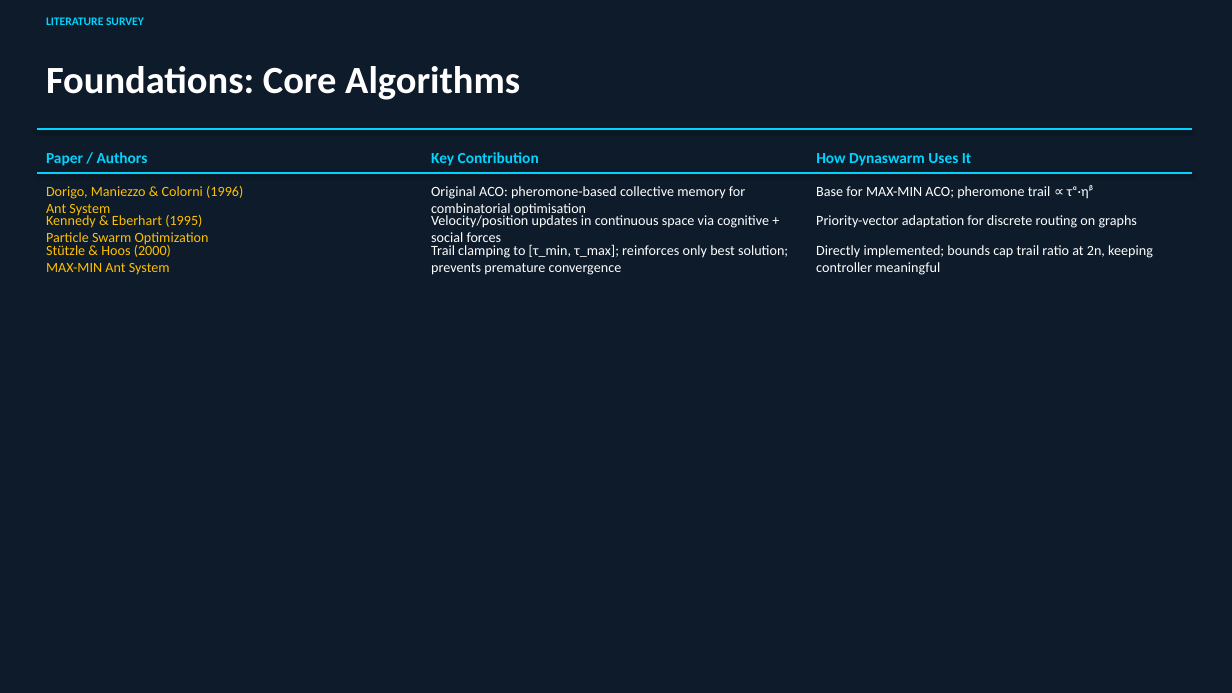
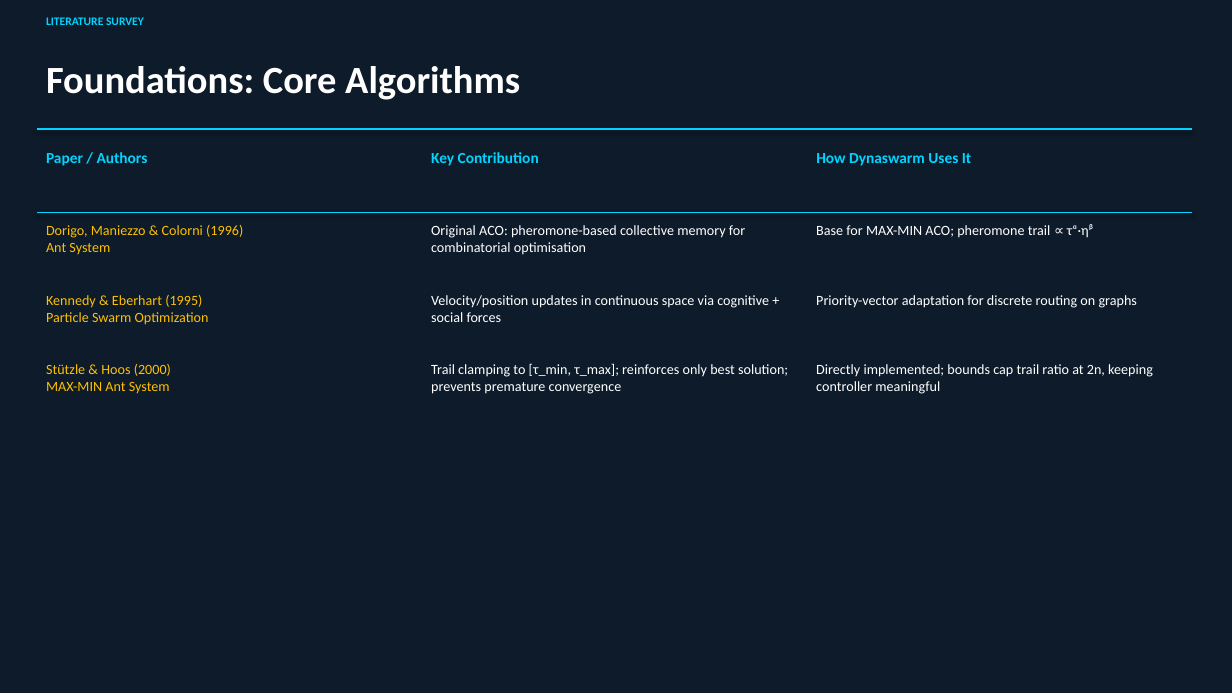
Before and after one commit to VaibhavBansal05/Dynaswarm, a slide deck: slide 8 of dynaswarm_presentation.pptx. Drawn at 1232x693 pixels with LibreOffice and Linux fonts; fonts in the diff are those of the drawing. Boxes give left, top, right and bottom in pixels: in the first picture for what was removed or moved away, otherwise in the second. Text is boxed around its words. In the diff, an @@ line names an element or a change of style, - is before the commit and + after.

```diff
--- a/dynaswarm_presentation.pptx
+++ b/dynaswarm_presentation.pptx
@@ text "Dorigo, Maniezzo & Colorni (1996) ...": place and size @@
-text "Dorigo, Maniezzo & Colorni (1996) ..." at box(46, 186, 243, 217)
+text "Dorigo, Maniezzo & Colorni (1996) ..." at box(46, 225, 243, 255)
@@ line moved from (37, 173) - (1192, 173) to (37, 213) - (1192, 213) @@
@@ text "Original ACO: pheromone-based collective memory ...": place and size @@
-text "Original ACO: pheromone-based collective memory ..." at box(431, 186, 745, 217)
+text "Original ACO: pheromone-based collective memory ..." at box(431, 225, 745, 255)
@@ text "Base for MAX-MIN ACO; pheromone ...": place and size @@
-text "Base for MAX-MIN ACO; pheromone ..." at box(816, 185, 1094, 199)
+text "Base for MAX-MIN ACO; pheromone ..." at box(816, 224, 1094, 238)
@@ text "Kennedy & Eberhart (1995) Particle ...": place and size @@
-text "Kennedy & Eberhart (1995) Particle ..." at box(46, 213, 209, 246)
+text "Kennedy & Eberhart (1995) Particle ..." at box(46, 295, 209, 325)
@@ text "Velocity/position updates in continuous space ..." rewrapped from box(431, 213, 769, 246) to box(431, 295, 769, 322) @@
@@ text "Priority-vector adaptation for discrete routing ...": place and size @@
-text "Priority-vector adaptation for discrete routing ..." at box(816, 215, 1137, 228)
+text "Priority-vector adaptation for discrete routing ..." at box(816, 295, 1137, 308)
@@ text "Stützle & Hoos (2000) MAX-MIN ...": place and size @@
-text "Stützle & Hoos (2000) MAX-MIN ..." at box(46, 243, 171, 275)
+text "Stützle & Hoos (2000) MAX-MIN ..." at box(46, 364, 171, 394)
@@ text "Trail clamping to [τ_min, τ_max]; ...": place and size @@
-text "Trail clamping to [τ_min, τ_max]; ..." at box(431, 244, 788, 275)
+text "Trail clamping to [τ_min, τ_max]; ..." at box(431, 363, 788, 394)
@@ text "Directly implemented; bounds cap trail ...": place and size @@
-text "Directly implemented; bounds cap trail ..." at box(816, 245, 1153, 275)
+text "Directly implemented; bounds cap trail ..." at box(816, 364, 1153, 394)
```
Also in this commit, not shown: 14 other slides changed, 4 slides added, 2 slides removed, 6 other files.
